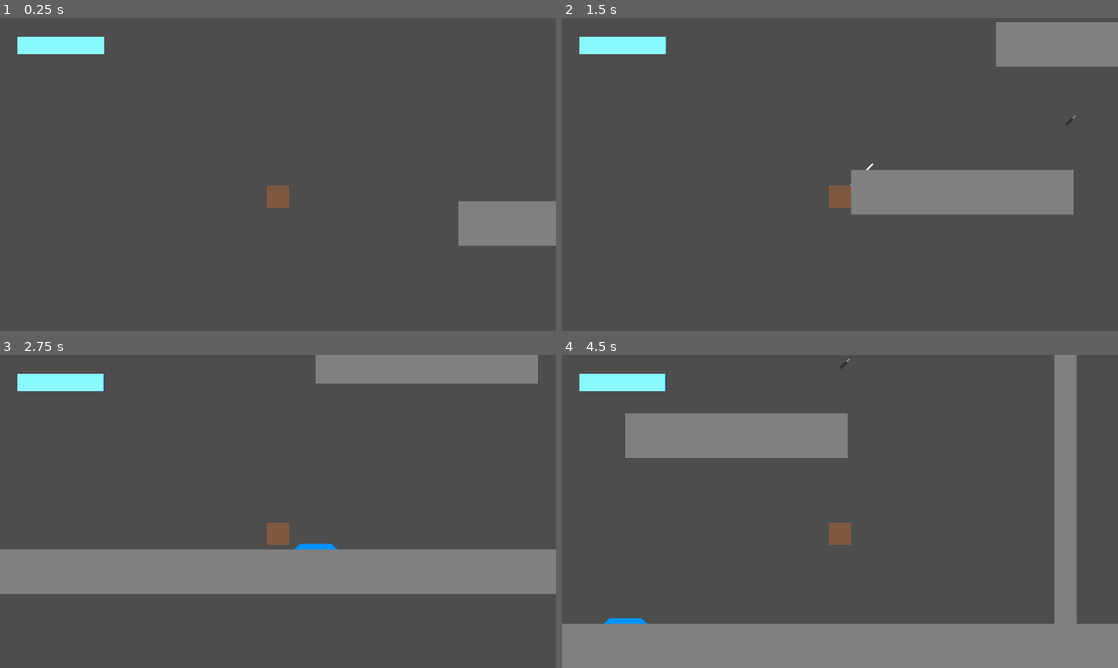
Above: before the commit, frames 1-4 (two rows, left to right).
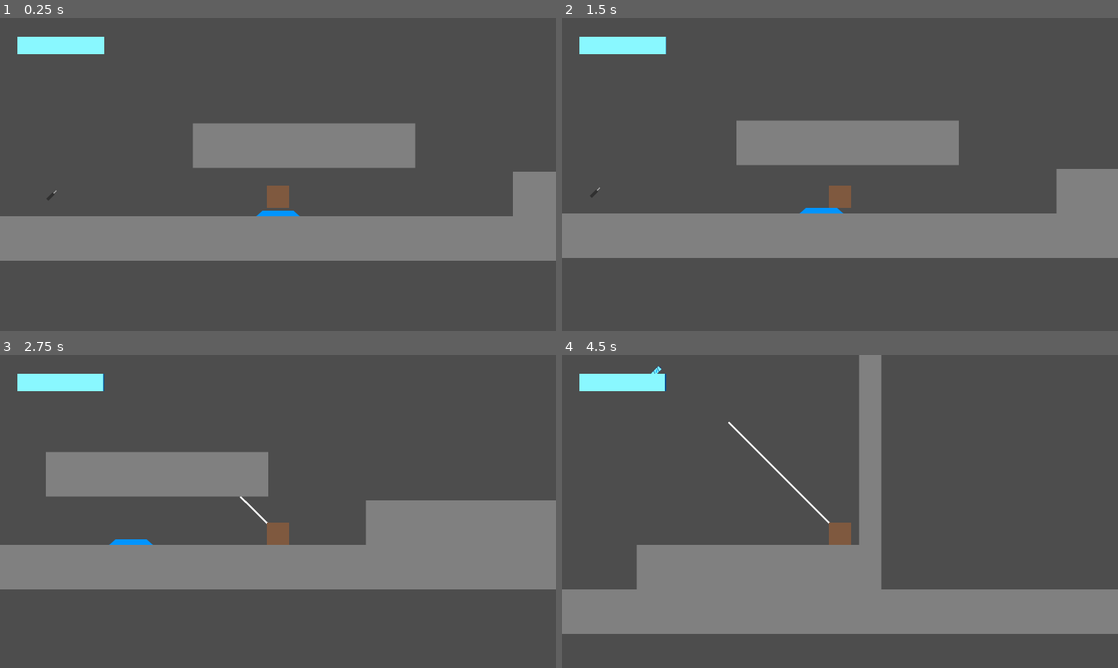
Above: after the commit, the same moments.

Repository: il-Gallone/SpeedJam6
Game: Godot game, scene res://Scenes/test_scene.tscn
The game is run twice, just before and just after one commit, with the same random seed, the same clock (stepped at 60 frames per second) and the same inputs.
Inputs (mouse positions are in pixels of both pictures, inside the frame that each line leads up to):
- Up to frame 1 (0.25 s): no input
- Up to frame 2 (1.5 s): move the mouse to (962, 158) at 0.52 s; press the mouse at (962, 158) at 0.53 s; hold Right (ui_right) from 0.53 s (still down); tap Space (jump) at 0.77 s; move the mouse to (728, 190) at 1.27 s; release the mouse at (728, 190) at 1.28 s; click (728, 190) at 1.35 s
- Up to frame 3 (2.75 s): tap Space (jump) at 1.52 s; move the mouse to (333, 442) at 2.02 s; release Right (ui_right) at 2.03 s; press the mouse at (333, 442) at 2.03 s; hold Left (ui_left) from 2.03 s (still down)
- Up to frame 4 (4.5 s): move the mouse to (812, 574) at 2.77 s; release Left (ui_left) at 2.78 s; release the mouse at (812, 574) at 2.78 s; hold Right (ui_right) 2.78-4.28 s; click (812, 574) at 2.85 s; tap Space (jump) at 3.02, 3.77 s; move the mouse to (1006, 558) at 3.52 s; press the mouse at (1006, 558) at 3.53 s; move the mouse to (673, 464) at 4.27 s; release the mouse at (673, 464) at 4.28 s; hold Left (ui_left) from 4.28 s (still down); click (673, 464) at 4.35 s

The runs differ from the first frame. In frame 1, 20% of the frame differs, in the area x 0-100%, y 33-78%; in frame 2, 30%; in frame 3, 18%; in frame 4, 39%, in the area x 0-100%, y 0-100%.

Commit message:
minor level changes

Diff:
--- a/Scenes/test_scene.tscn
+++ b/Scenes/test_scene.tscn
@@ -12,9 +12,10 @@
 [node name="Test Scene" type="Node2D"]
 
 [node name="Player" parent="." instance=ExtResource("1_oeaab")]
+position = Vector2(800, 747)
 
 [node name="Platform" type="StaticBody2D" parent="."]
-position = Vector2(1200, 200)
+position = Vector2(148, -21)
 scale = Vector2(0.5, 1)
 
 [node name="CollisionShape2D" type="CollisionShape2D" parent="Platform"]
@@ -26,19 +27,34 @@
 position = Vector2(-162, 95)
 texture = ExtResource("2_3h4ju")
 
+[node name="Platform5" type="StaticBody2D" parent="."]
+position = Vector2(1073, 211)
+scale = Vector2(0.5, 1)
+
+[node name="CollisionShape2D" type="CollisionShape2D" parent="Platform5"]
+position = Vector2(-396, 422)
+scale = Vector2(64, 6.4)
+shape = SubResource("RectangleShape2D_3ra8o")
+
+[node name="Sprite2D" type="Sprite2D" parent="Platform5"]
+position = Vector2(-396, 422)
+texture = ExtResource("2_3h4ju")
+
 [node name="Platform3" type="StaticBody2D" parent="."]
-position = Vector2(1536, -130)
+position = Vector2(1942, 779)
 scale = Vector2(0.5, 1)
 
 [node name="CollisionShape2D" type="CollisionShape2D" parent="Platform3"]
+position = Vector2(-292, -7)
 scale = Vector2(64, 6.4)
 shape = SubResource("RectangleShape2D_3ra8o")
 
 [node name="Sprite2D" type="Sprite2D" parent="Platform3"]
+position = Vector2(-292, -7)
 texture = ExtResource("2_3h4ju")
 
 [node name="Platform2" type="StaticBody2D" parent="."]
-position = Vector2(1200, 200)
+position = Vector2(1282, 75)
 scale = Vector2(0.5, 1)
 
 [node name="CollisionShape2D" type="CollisionShape2D" parent="Platform2"]
@@ -49,6 +65,21 @@
 
 [node name="Sprite2D" type="Sprite2D" parent="Platform2"]
 position = Vector2(1732, 122)
+rotation = 1.5708
+texture = ExtResource("2_3h4ju")
+
+[node name="Platform4" type="StaticBody2D" parent="."]
+position = Vector2(6038, 250)
+scale = Vector2(0.5, 1)
+
+[node name="CollisionShape2D" type="CollisionShape2D" parent="Platform4"]
+position = Vector2(2258, -52)
+rotation = -1.5708
+scale = Vector2(64, 6.4)
+shape = SubResource("RectangleShape2D_3ra8o")
+
+[node name="Sprite2D" type="Sprite2D" parent="Platform4"]
+position = Vector2(2260, -52)
 rotation = 1.5708
 texture = ExtResource("2_3h4ju")
 
@@ -66,10 +97,10 @@
 [node name="Charger" parent="." instance=ExtResource("3_apotg")]
 
 [node name="Speed Part" parent="." instance=ExtResource("4_wam0b")]
-position = Vector2(1872, -20)
+position = Vector2(604, 208)
 
 [node name="Battery Part" parent="." instance=ExtResource("5_i3wls")]
-position = Vector2(2074, -387)
+position = Vector2(1533, 208)
 
 [node name="Jump Part" parent="." instance=ExtResource("6_p7h2n")]
-position = Vector2(1431, 88)
+position = Vector2(149, 775)
